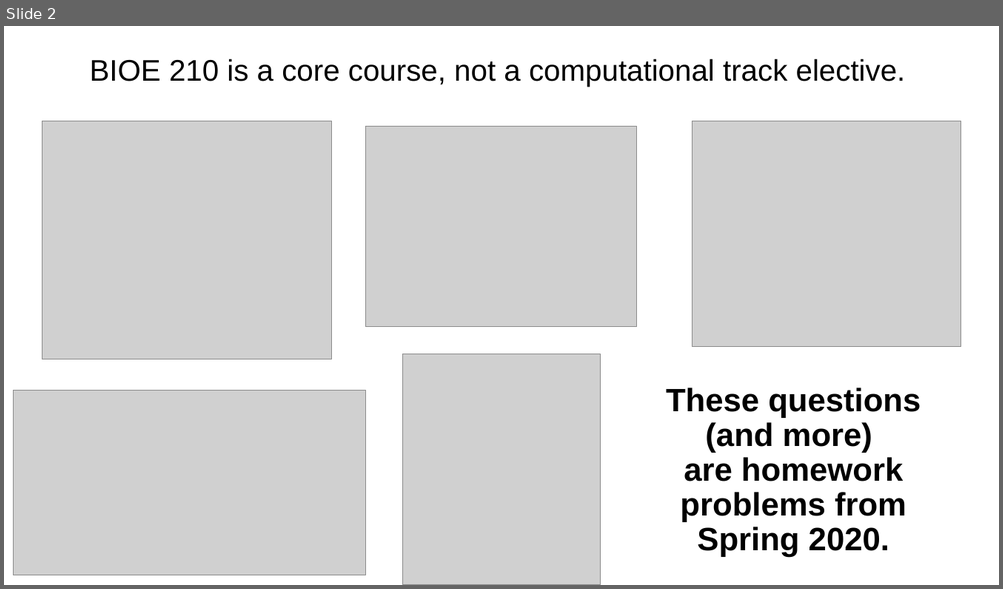
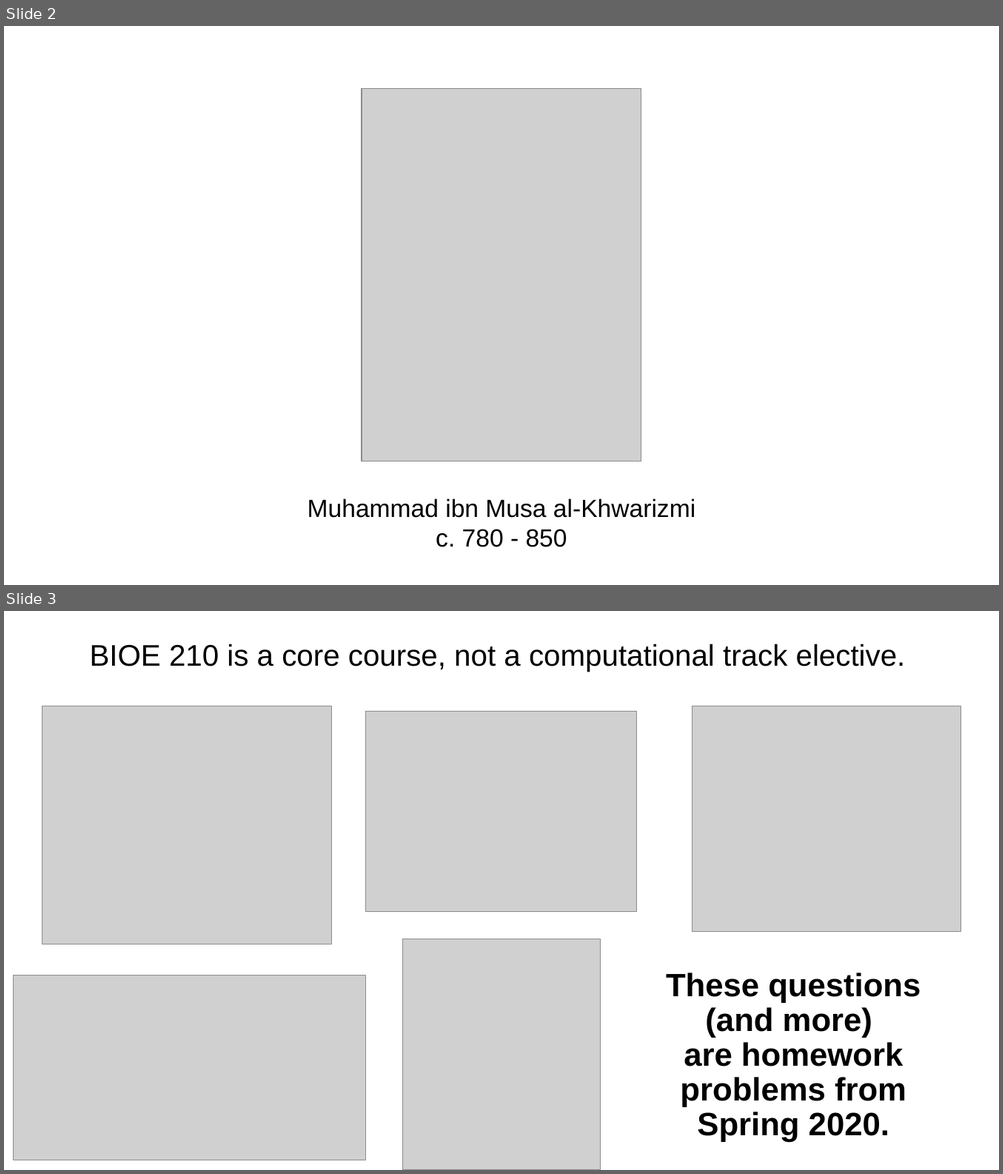
Before and after one commit to bioe210/bioe210.github.io, a slide deck: slides/01_slides.pptx. Shown one above the other, each under a label of ours: slide 2 before the commit, slides 2 and 3 after it. The pictures are 1003x589 and 1003x1174 pixels, drawn with LibreOffice and Linux fonts; fonts in the diff are those of the drawing; grey boxes stand for pictures. Boxes give left, top, right and bottom in pixels: in the first picture for what was removed or moved away, otherwise in the second. Text is boxed around its words. In the diff, an @@ line names an element or a change of style, - is before the commit and + after.

```diff
--- a/slides/01_slides.pptx
+++ b/slides/01_slides.pptx
@@ slide 2 added at bbox=[4, 26, 999, 585], background #FFFFFF @@
@@ picture added at bbox=[361, 89, 641, 462] @@
@@ text added at bbox=[307, 499, 695, 548], 24 pt, text #000000 @@
+Muhammad ibn Musa al-Khwarizmi c. 780 - 850
@@ what was slide 2 is now slide 3 @@
```
Also in this commit, not shown: 2 other files.
